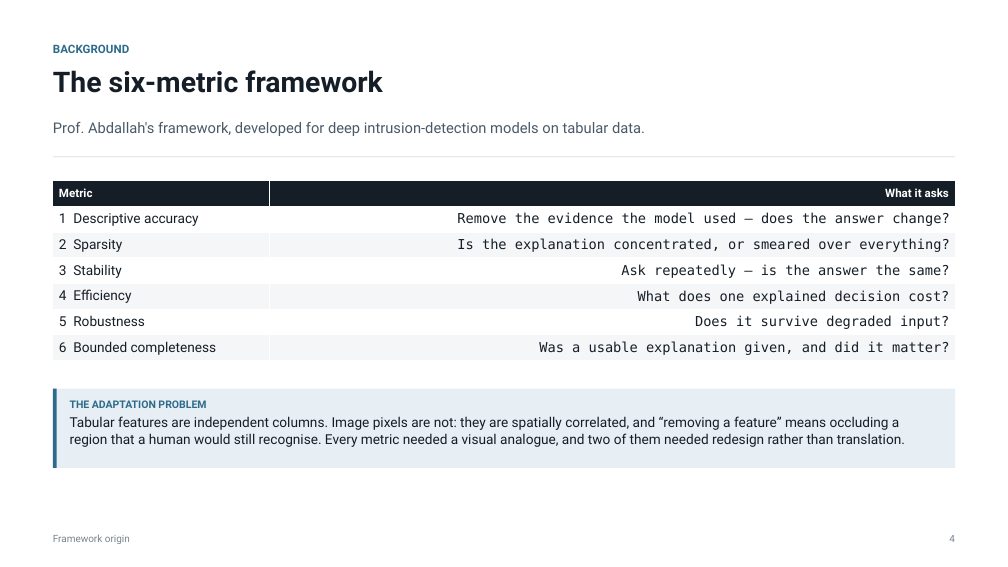
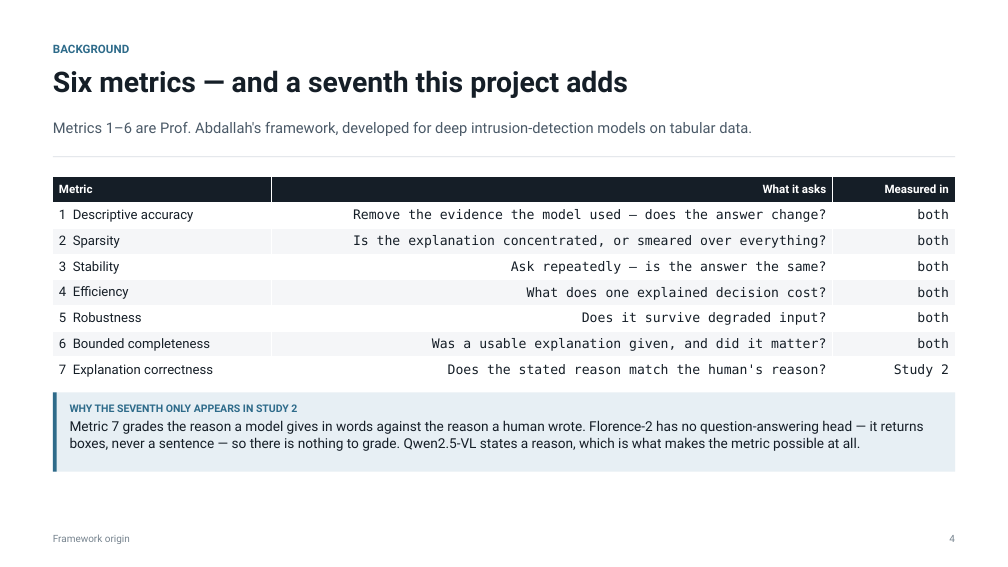
Before and after one commit to kamrul28890/Explainable-AI-for-CM, a slide deck: slide 4 of deck/Construction-VLM-XAI.pptx. Drawn at 1008x567 pixels with LibreOffice and Linux fonts; fonts in the diff are those of the drawing. Boxes give left, top, right and bottom in pixels: in the first picture for what was removed or moved away, otherwise in the second. Text is boxed around its words. In the diff, an @@ line names an element or a change of style, - is before the commit and + after.

```diff
--- a/deck/Construction-VLM-XAI.pptx
+++ b/deck/Construction-VLM-XAI.pptx
@@ text at bbox=[53, 70, 628, 98]: text changed @@
-The six-metric framework
+Six metrics — and a seventh this project adds
@@ text at bbox=[53, 122, 752, 136]: text changed @@
-Prof. Abdallah's framework, developed for deep intrusion-detection models on tabular data.
+Metrics 1–6 are Prof. Abdallah's framework, developed for deep intrusion-detection models on tabular data.
@@ table at bbox=[53, 177, 955, 383] @@
-Metric | What it asks
-1 Descriptive accuracy | Remove the evidence the model used — does the answer change?
-2 Sparsity | Is the explanation concentrated, or smeared over everything?
-3 Stability | Ask repeatedly — is the answer the same?
-4 Efficiency | What does one explained decision cost?
-5 Robustness | Does it survive degraded input?
-6 Bounded completeness | Was a usable explanation given, and did it matter?
+Metric | What it asks | Measured in
+1 Descriptive accuracy | Remove the evidence the model used — does the answer change? | both
+2 Sparsity | Is the explanation concentrated, or smeared over everything? | both
+3 Stability | Ask repeatedly — is the answer the same? | both
+4 Efficiency | What does one explained decision cost? | both
+5 Robustness | Does it survive degraded input? | both
+6 Bounded completeness | Was a usable explanation given, and did it matter? | both
+7 Explanation correctness | Does the stated reason match the human's reason? | Study 2
@@ table: place and size @@
-table at bbox=[53, 181, 955, 361]
+table at bbox=[53, 177, 955, 383]
@@ rectangle: place and size @@
-rectangle at bbox=[53, 389, 955, 468]
+rectangle at bbox=[53, 392, 955, 472]
@@ rectangle: place and size @@
-rectangle at bbox=[53, 389, 57, 468]
+rectangle at bbox=[53, 392, 57, 472]
@@ text at bbox=[70, 404, 924, 451]: text changed @@
-THE ADAPTATION PROBLEM
-Tabular features are independent columns. Image pixels are not: they are spatially correlated, and “removing a feature” means occluding a region that a human would still recognise. Every metric needed a visual analogue, and two of them needed redesign rather than translation.
+WHY THE SEVENTH ONLY APPEARS IN STUDY 2
+Metric 7 grades the reason a model gives in words against the reason a human wrote. Florence-2 has no question-answering head — it returns boxes, never a sentence — so there is nothing to grade. Qwen2.5-VL states a reason, which is what makes the metric possible at all.
```
Also in this commit, not shown: 2 other slides changed, 1 other file.
